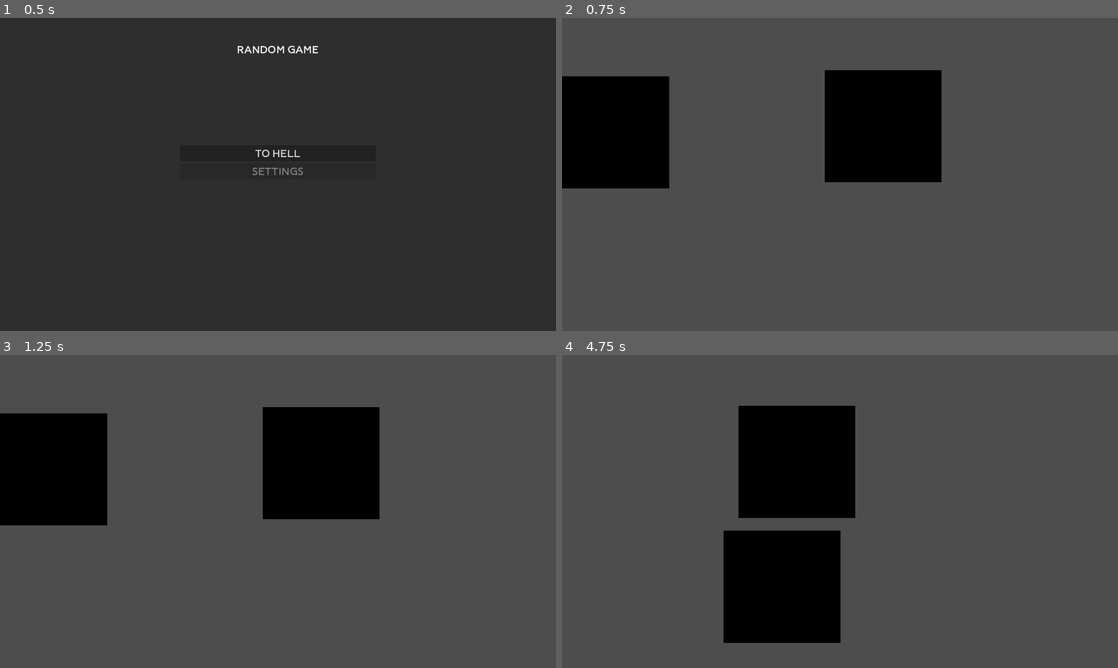
Above: before the commit, frames 1-4 (two rows, left to right).
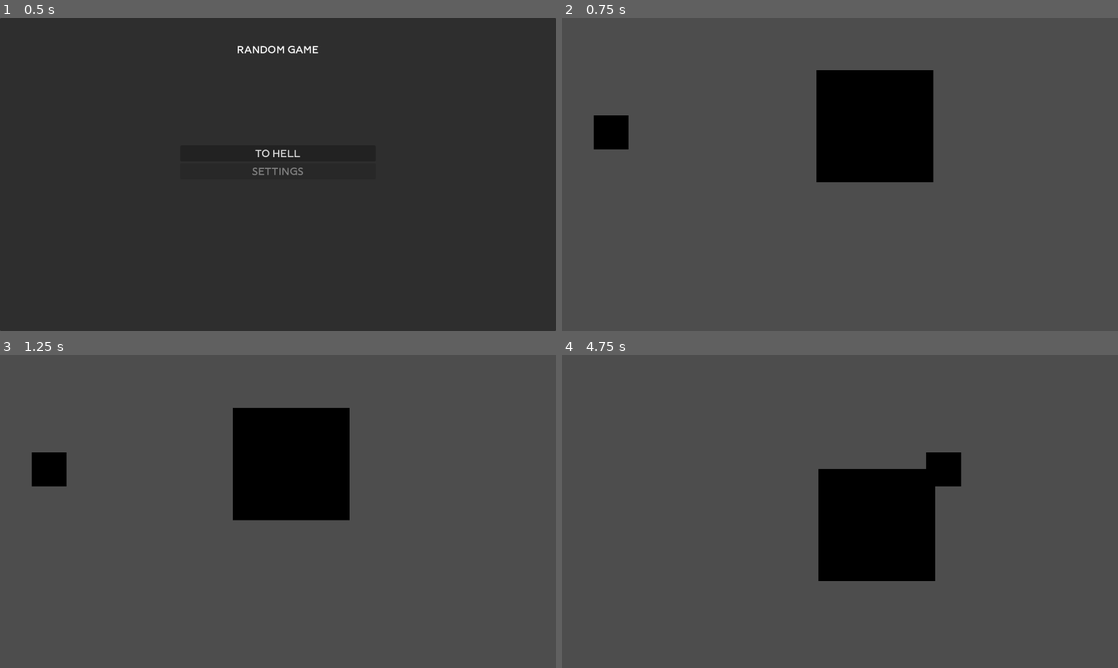
Above: after the commit, the same moments.

Repository: pguin-sudo/random-game
Game: Godot game, scene res://scenes/Menu/mainmenu.tscn
The game is run twice, just before and just after one commit, with the same random seed, the same clock (stepped at 60 frames per second) and the same inputs. The project has no main scene, so this scene is started directly.
Inputs:
- Up to frame 1 (0.5 s): no input
- Up to frame 2 (0.75 s): click "TO HELL" at 0.5 s
- Up to frame 3 (1.25 s): no input
- Up to frame 4 (4.75 s): hold D (right) 1.28-2.03 s; hold S (down) 2.03-2.78 s; hold D (right) 2.78-3.53 s; hold W (up) 3.53-4.28 s; hold A (left) from 4.28 s (still down)

Frame 1 is identical in both runs. In frame 2, 7.3% of the frame differs, in the area x 0-69%, y 16-55%; in frame 3, 10%; in frame 4, 20%, in the area x 29-72%, y 16-92%.
Error before the commit: Invalid type in function 'distance_to' in base 'Vector2'. Cannot convert argument 1 from Nil to Vector2. (res://scenes/Enemy/baseenemy.gd:8)

Commit message:
Add player tracking and base enemy logic

Diff:
--- a/scenes/Enemy/baseenemy.gd
+++ b/scenes/Enemy/baseenemy.gd
@@ -1,13 +1,17 @@
 extends CharacterBody2D
 
-@export var speed = 400
+@export var speed = 100
+@export var distance = 300.0
 
+func _process(delta):
+	var playerpos = Globaldata.playerpositon
 
-func _physics_process(delta):
-	var playerpos = Globaldata.playerpositon
-	if global_position.distance_to(playerpos) < 10:
-		velocity = global_position.direction_to(playerpos)
-		print("moving")
-		print(global_position)
+	if playerpos is Vector2:
+		print(global_position.distance_to(playerpos))
+
+		if global_position.distance_to(playerpos) > distance:
+			velocity = global_position.direction_to(playerpos) * speed
+			#print("moving")
+			#print(global_position)
+		else: velocity = Vector2.ZERO
 	move_and_slide()
-	print("stopped")
--- a/scenes/Player/player.gd
+++ b/scenes/Player/player.gd
@@ -1,6 +1,6 @@
 extends CharacterBody2D
 
-@export var speed = 400
+@export var speed = 1000
 
 func get_input():
 	var input_direction = Input.get_vector("left", "right", "up", "down")
--- a/scenes/Player/player.tscn
+++ b/scenes/Player/player.tscn
@@ -4,12 +4,13 @@
 [ext_resource type="Texture2D" uid="uid://bg8kfqdjqofd7" path="res://resources/PlaceHolder.png" id="1_rln3l"]
 
 [sub_resource type="CircleShape2D" id="CircleShape2D_x46tx"]
-radius = 144.031
+radius = 55.7853
 
 [node name="Player" type="CharacterBody2D"]
 script = ExtResource("1_8i60p")
 
 [node name="Sprite2D" type="Sprite2D" parent="."]
+scale = Vector2(0.3, 0.3)
 texture = ExtResource("1_rln3l")
 
 [node name="CollisionShape2D" type="CollisionShape2D" parent="."]
